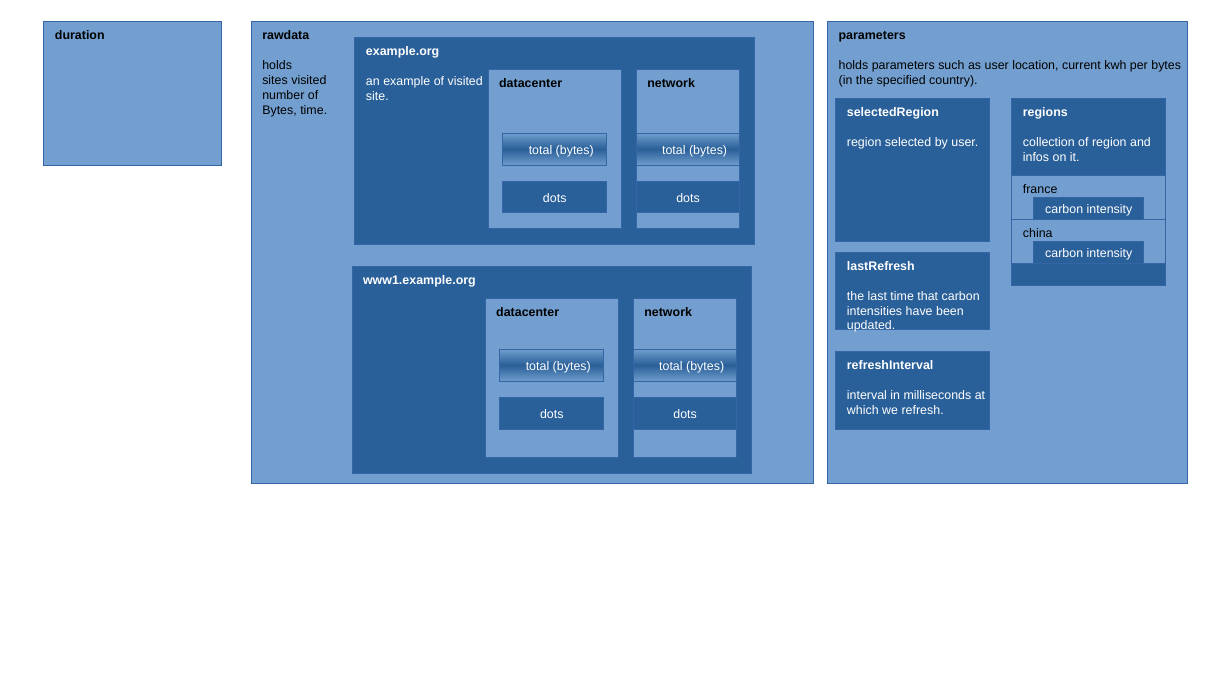
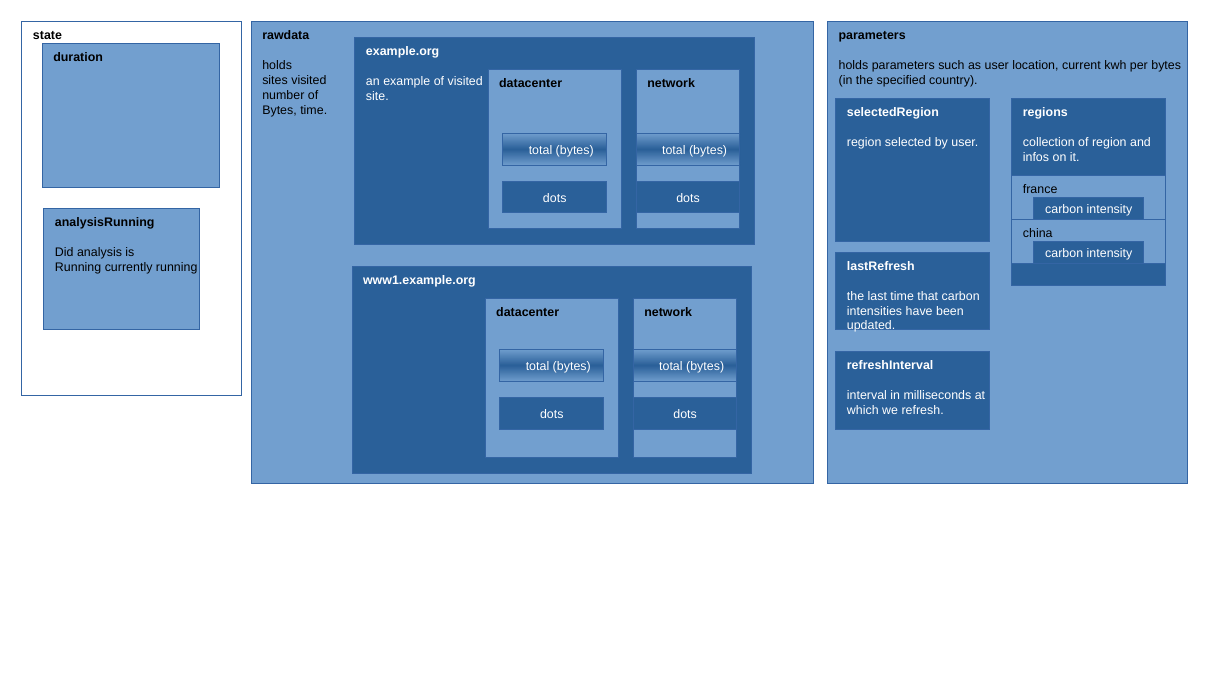
Before and after one commit to AAABBBCCCAAAA/doc, a slide deck: slide 1 of Sans nom 1.odp. Drawn at 1232x693 pixels with LibreOffice and Linux fonts; fonts in the diff are those of the drawing. Boxes give left, top, right and bottom in pixels: in the first picture for what was removed or moved away, otherwise in the second. Text is boxed around its words. In the diff, an @@ line names an element or a change of style, - is before the commit and + after.

```diff
--- a/Sans nom 1.odp
+++ b/Sans nom 1.odp
@@ rectangle added at (x1=22, y1=22, x2=243, y2=397), outline #3465A4 0 pt, 8 pt, text #000000, bold @@
+state
@@ rectangle "duration" moved from (x1=44, y1=22, x2=221, y2=165) to (x1=42, y1=44, x2=220, y2=187) @@
@@ rectangle added at (x1=44, y1=209, x2=199, y2=331), fill #729FCF, outline #3465A4 0 pt, 8 pt, text #000000 @@
+analysisRunning
+Did analysis is
+Running currently running
```
